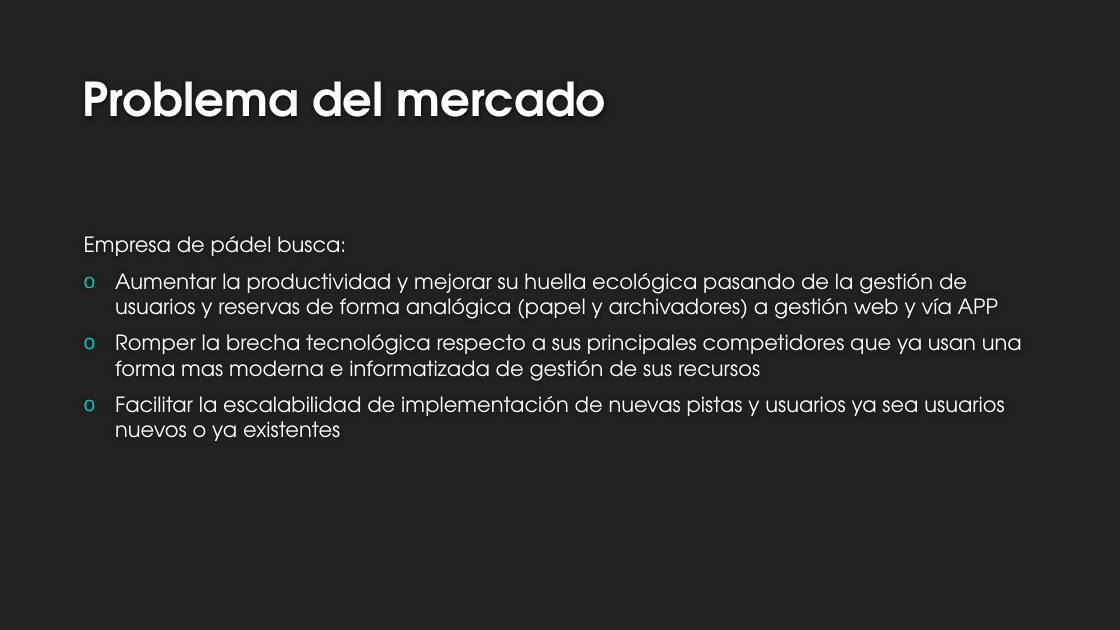
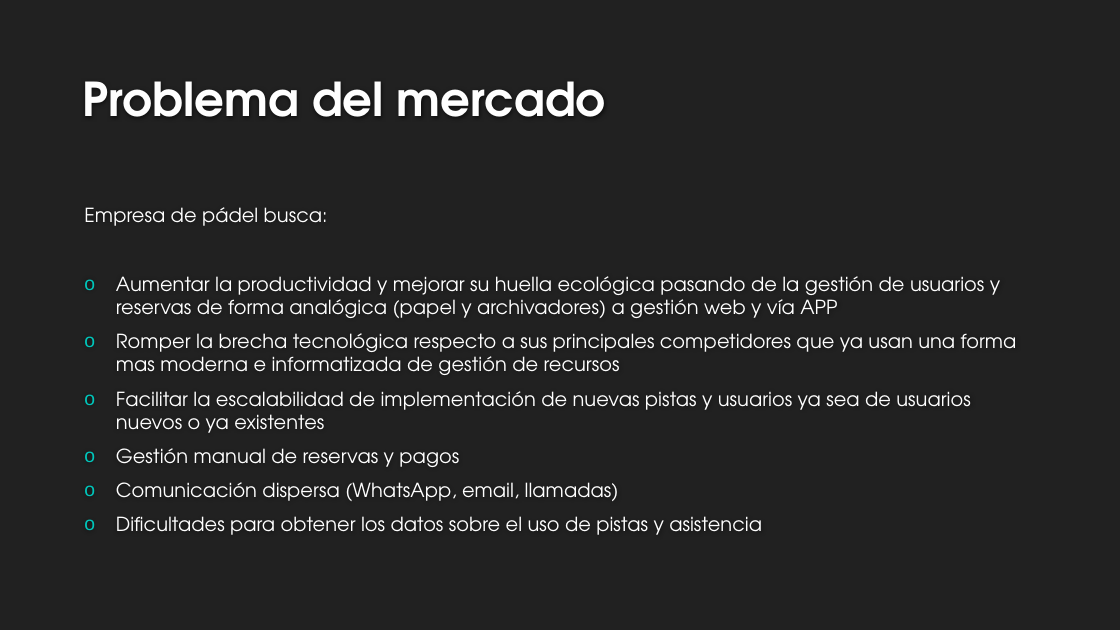
Before and after one commit to davidborja732/Curso_25-26_2, a slide deck: slide 4 of Proyecto Intermodular/Presentacion Ejecutiva/Presentación ejecutiva proyecto Inter modular.pptx (slide 2 before the commit). Drawn at 1120x630 pixels with LibreOffice and Linux fonts; fonts in the diff are those of the drawing; background and template pictures are left out. Boxes give left, top, right and bottom in pixels: in the first picture for what was removed or moved away, otherwise in the second. Text is boxed around its words. In the diff, an @@ line names an element or a change of style, - is before the commit and + after.

```diff
--- a/Proyecto Intermodular/Presentacion Ejecutiva/Presentación ejecutiva proyecto Inter modular.pptx
+++ b/Proyecto Intermodular/Presentacion Ejecutiva/Presentación ejecutiva proyecto Inter modular.pptx
@@ text "Empresa de pádel busca:": place and size @@
-text "Empresa de pádel busca:" at (84, 236, 1022, 441)
+text "Empresa de pádel busca:" at (116, 276, 1017, 535)
@@ text at (116, 276, 1000, 318): size 18 to 16.6 pt in "Empresa de pádel busca:", "Aumentar la productividad y mejorar su huella ..." @@
@@ text at (116, 333, 1017, 535): text changed; size 18 to 16.6 pt @@
-o Romper la brecha tecnológica respecto a sus principales competidores que ya usan una forma mas moderna e informatizada de gestión de sus recursos
-o Facilitar la escalabilidad de implementación de nuevas pistas y usuarios ya sea usuarios nuevos o ya existentes
+o Romper la brecha tecnológica respecto a sus principales competidores que ya usan una forma mas moderna e informatizada de gestión de recursos
+o Facilitar la escalabilidad de implementación de nuevas pistas y usuarios ya sea de usuarios nuevos o ya existentes
+o Gestión manual de reservas y pagos
+o Comunicación dispersa (WhatsApp, email, llamadas)
+o Dificultades para obtener los datos sobre el uso de pistas y asistencia
```
Also in this commit, not shown: 2 other slides changed, 9 slides added, 4 other files.
